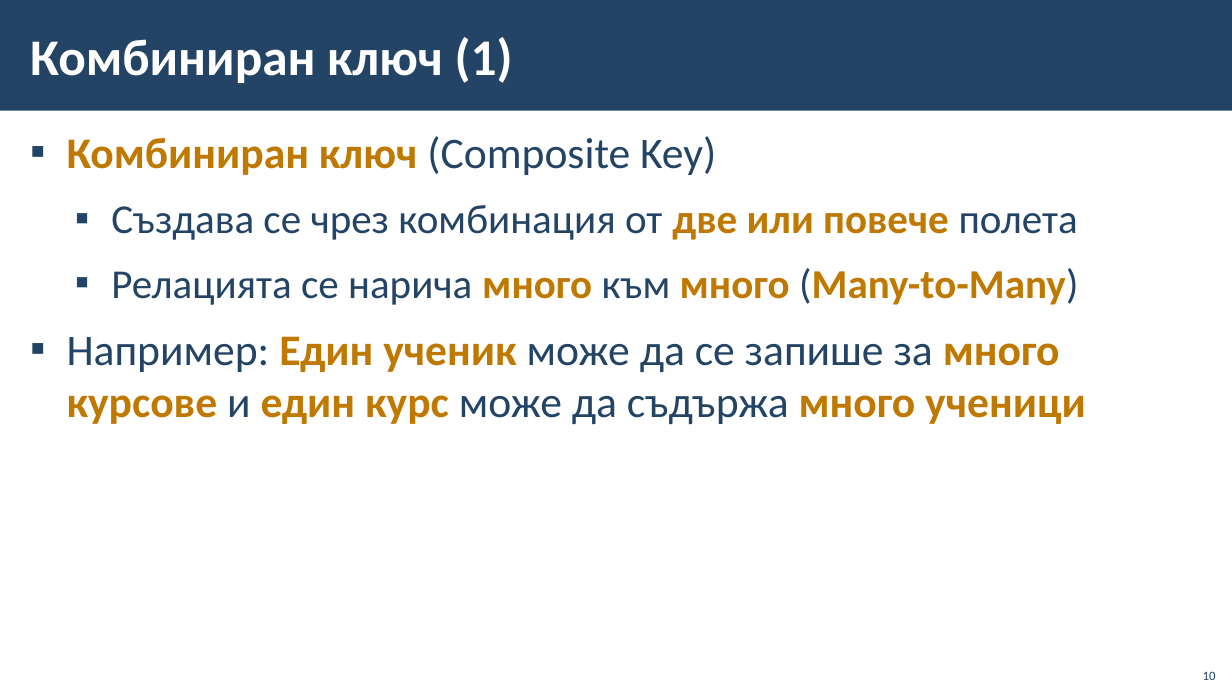
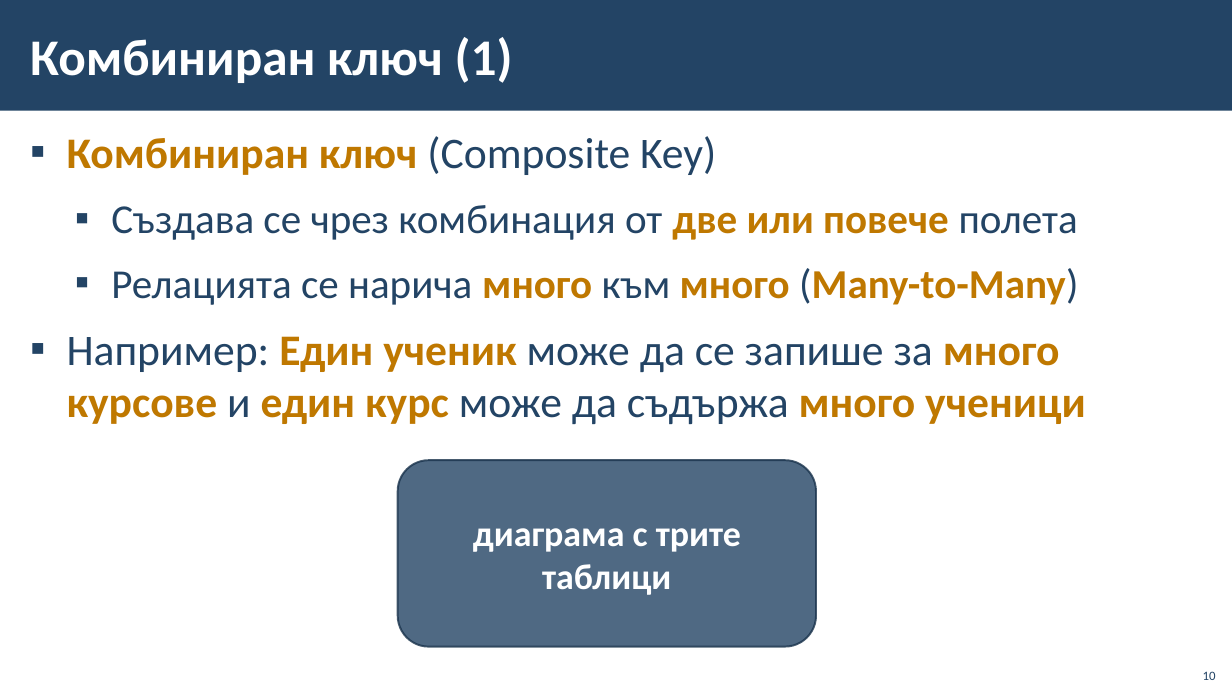
Before and after one commit to BG-IT-Edu/School-Programming, a slide deck: slide 10 of Courses/Software-Sciences/Module-3-Databases-New/07-Modeling-Databases/06-Modeling-Databases.pptx. Drawn at 1232x693 pixels with LibreOffice and Linux fonts; fonts in the diff are those of the drawing; background and template pictures are left out. Boxes give left, top, right and bottom in pixels: in the first picture for what was removed or moved away, otherwise in the second. Text is boxed around its words. In the diff, an @@ line names an element or a change of style, - is before the commit and + after.

```diff
--- a/Courses/Software-Sciences/Module-3-Databases-New/07-Modeling-Databases/06-Modeling-Databases.pptx
+++ b/Courses/Software-Sciences/Module-3-Databases-New/07-Modeling-Databases/06-Modeling-Databases.pptx
@@ rounded rectangle added at box(397, 460, 816, 647), fill #234465 at 80% opacity, outline #1A334C 1.5 pt, 28 pt, text #FFFFFF, bold @@
+диаграма с трите таблици
```
Also in this commit, not shown: 20 other slides changed, 1 slide added, 1 other file.
